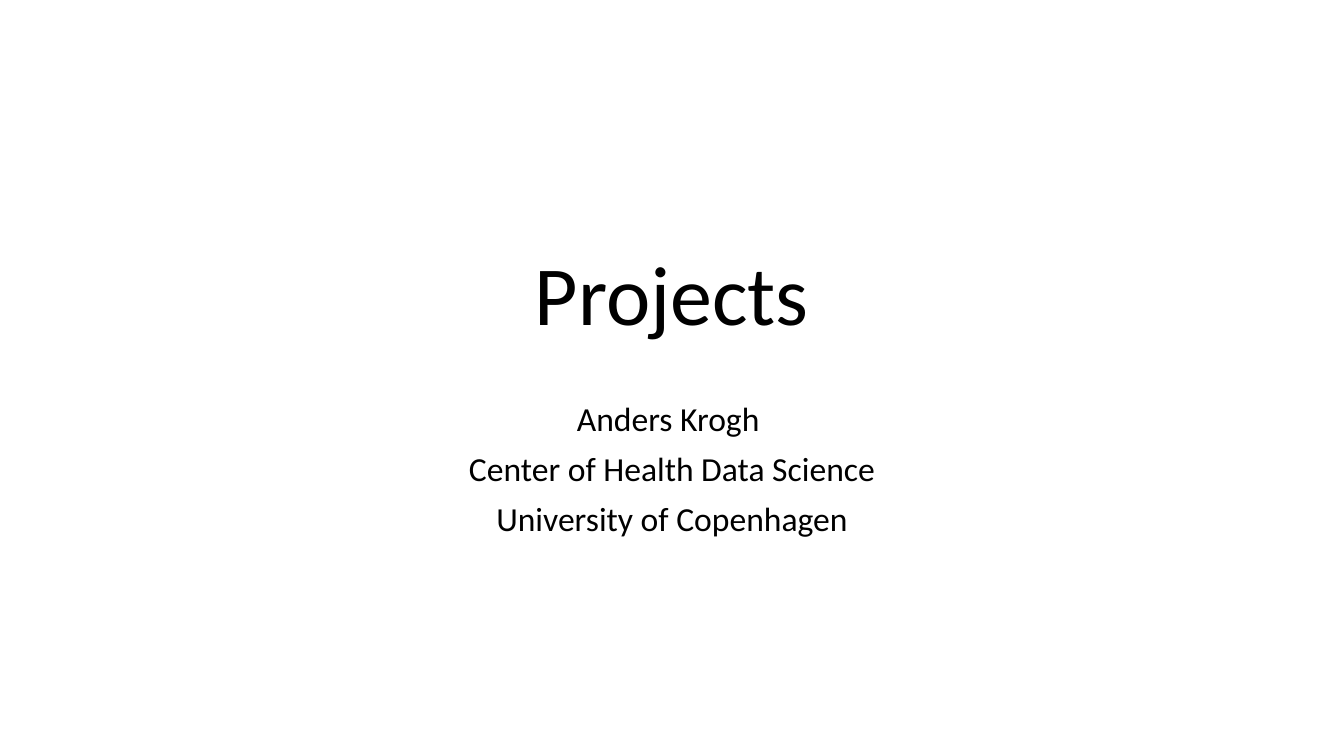
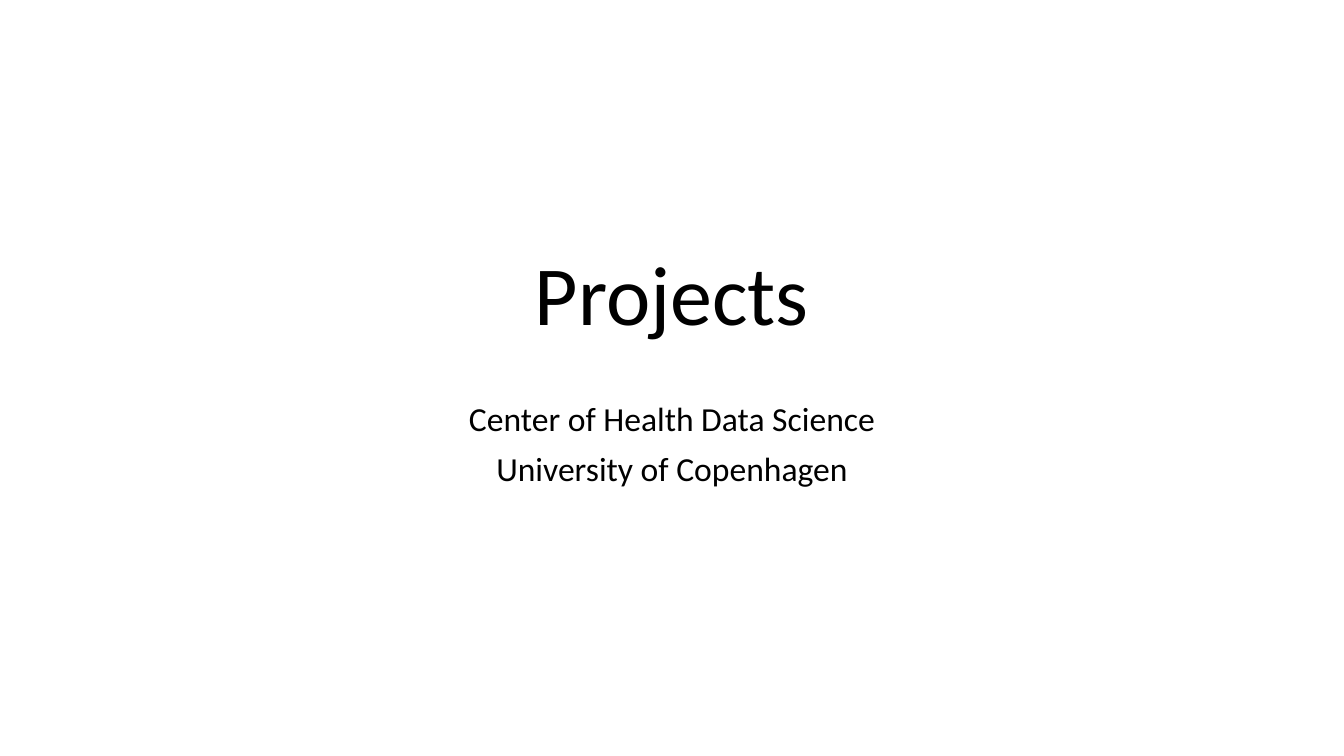
Before and after one commit to Center-for-Health-Data-Science/IntroToML, a slide deck: slide 1 of projects/ProjectIntro.pptx. Drawn at 1344x756 pixels with LibreOffice and Linux fonts; fonts in the diff are those of the drawing. Boxes give left, top, right and bottom in pixels: in the first picture for what was removed or moved away, otherwise in the second. Text is boxed around its words. In the diff, an @@ line names an element or a change of style, - is before the commit and + after.

Commit message:
updated slides of projects

```diff
--- a/projects/ProjectIntro.pptx
+++ b/projects/ProjectIntro.pptx
@@ subtitle at box(577, 407, 759, 437): paragraph removed @@
-Anders Krogh
```
Also in this commit, not shown: 1 other slide changed, 1 other file.
